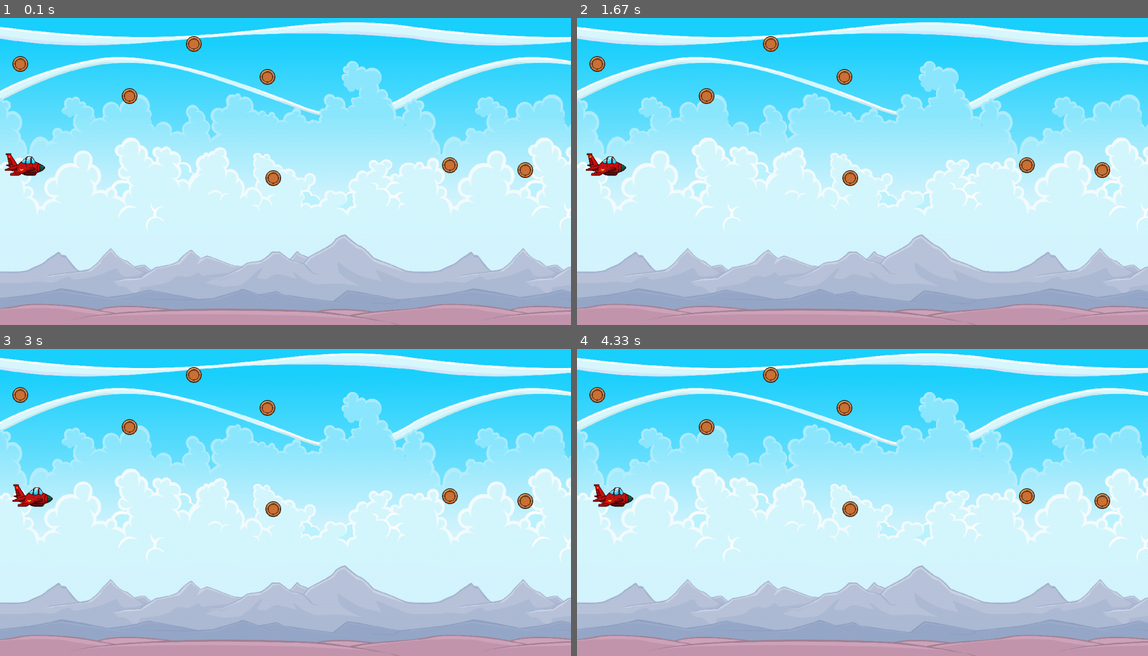
Above: before the commit, frames 1-4 (two rows, left to right).
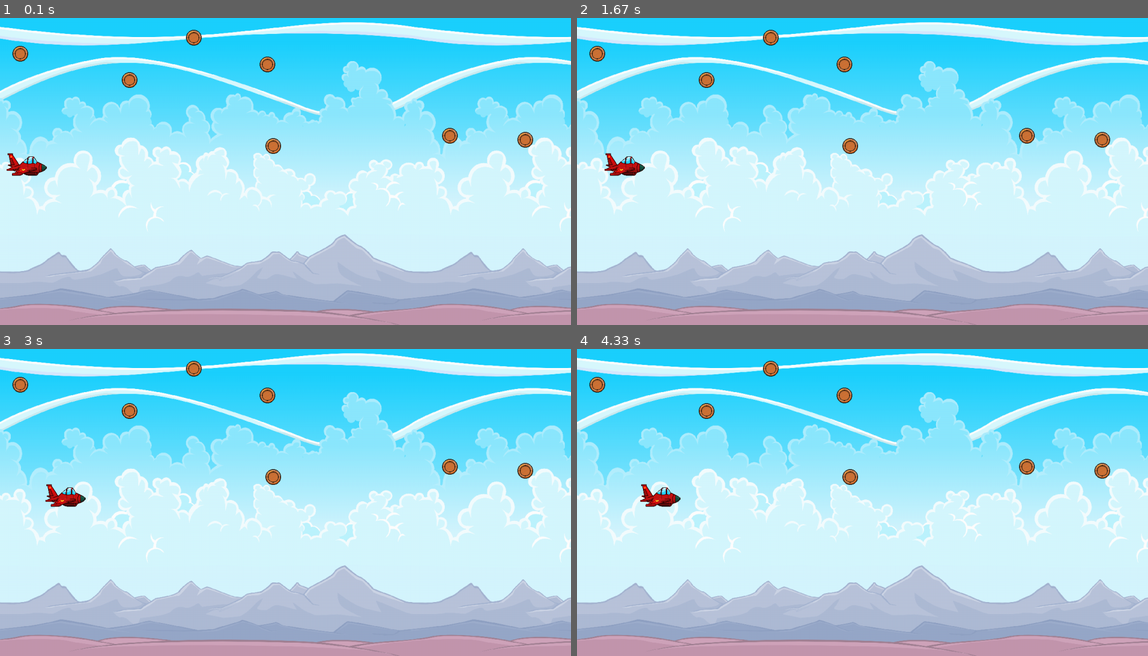
Above: after the commit, the same moments.

Repository: pxrposegen/Python---PyGame-Lib-Projects
Game: pygame game, started from SpaceWars.py
The game is run twice, just before and just after one commit, with the same random seed, the same clock (stepped at 60 frames per second) and the same inputs.
Inputs:
- Up to frame 1 (0.1 s): no input
- Up to frame 2 (1.67 s): no input
- Up to frame 3 (3 s): no input
- Up to frame 4 (4.33 s): no input

The runs differ from the first frame. In frame 1, 1.8% of the frame differs, in the area x 0-94%, y 3-55%; in frame 2, 2.0%; in frame 3, 2.1%; in frame 4, 2.2%, in the area x 2-94%, y 3-55%.

Commit message:
Created a class ImageObject to simplify the recurring usage of Image Surface and FRectangle.

Diff:
--- /dev/null
+++ b/ImageObject.py
@@ -0,0 +1,14 @@
+import pygame
+from os.path import join
+
+class ImageObject:
+    def __init__(self,filepath):
+        store = tuple(filepath.split("/"))
+        self.image = pygame.image.load(join(*store)).convert_alpha()
+
+
+    def scale(self,w = None, h = None):
+        self.image = pygame.transform.scale(self.image,(w,h))
+
+    def frectposition(self, position, x, y):
+        self.frect = self.image.get_frect(**{position: (x, y)})
--- a/SpaceWars.py
+++ b/SpaceWars.py
@@ -1,6 +1,7 @@
 import pygame
 from os.path import join
 from random import randint
+from ImageObject import ImageObject
 
 pygame.init()
 
@@ -13,27 +14,27 @@
 display_surface = pygame.display.set_mode((WINDOW_WIDTH, WINDOW_HEIGHT), pygame.RESIZABLE)
 pygame.display.set_caption("SpaceWars")
 
-# Icon
+#Icon
 icon_path = join("assets", "bronze.png")
 icon_surface = pygame.image.load(icon_path).convert_alpha()
 pygame.display.set_icon(icon_surface)
 
-# Background Image
-background_image = pygame.image.load(join("assets", "Background.png")).convert_alpha()
-background_image = pygame.transform.scale(background_image, (WINDOW_WIDTH, WINDOW_HEIGHT))
-background_image_rect = background_image.get_frect(center = (WINDOW_WIDTH / 2,WINDOW_HEIGHT / 2))
+#Background Image
+background = ImageObject("assets/Background.png")
+background.scale(WINDOW_WIDTH,WINDOW_HEIGHT)
+background.frectposition("center",WINDOW_WIDTH / 2, WINDOW_HEIGHT / 2)
 
 #Player
-player_image = pygame.image.load(join("assets","plane.png")).convert_alpha()
-player_image = pygame.transform.scale(player_image,(90,50))
-player_rect = player_image.get_frect(midleft = (10,WINDOW_HEIGHT / 2))
+player = ImageObject("assets/plane.png")
+player.scale(90,50)
+player.frectposition("midleft",10, WINDOW_HEIGHT/2)
 
-# Coins
-coin_image = pygame.image.load(join("assets", "coin.png")).convert_alpha()
-coin_image = pygame.transform.scale(coin_image, (35, 35))
-coin_positions = [(randint(0,WINDOW_WIDTH-100), randint(0,WINDOW_HEIGHT-200)) for i in range(7)]
+#Coins
+coin = ImageObject("assets/coin.png")
+coin.scale(35,35)
+coin_positions = [(randint(0,WINDOW_WIDTH-100),randint(0,WINDOW_HEIGHT-300)) for i in range(7)]
 
-# Main
+#Main
 while running:
     # Event Loop
     for event in pygame.event.get():
@@ -42,11 +43,15 @@
 
     # Game Elements
     display_surface.fill("Maroon")
-    display_surface.blit(background_image, background_image_rect)
-    player_rect.left += 0.1
-    display_surface.blit(player_image, player_rect)
+    display_surface.blit(background.image, background.frect)
+
+    if player.frect.left > 1290:
+        player.frect.left = 10
+    player.frect.left += 0.5
+
+    display_surface.blit(player.image, player.frect)
     for pos in coin_positions:
-        display_surface.blit(coin_image, pos)
+        display_surface.blit(coin.image, pos)
     pygame.display.update()
 
 pygame.quit()
